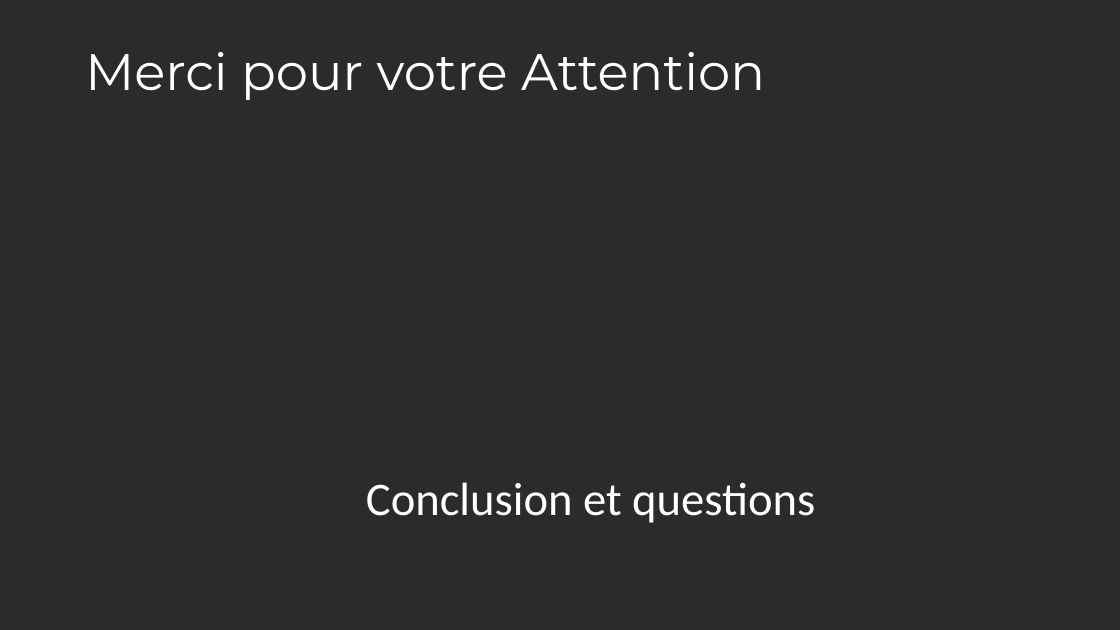
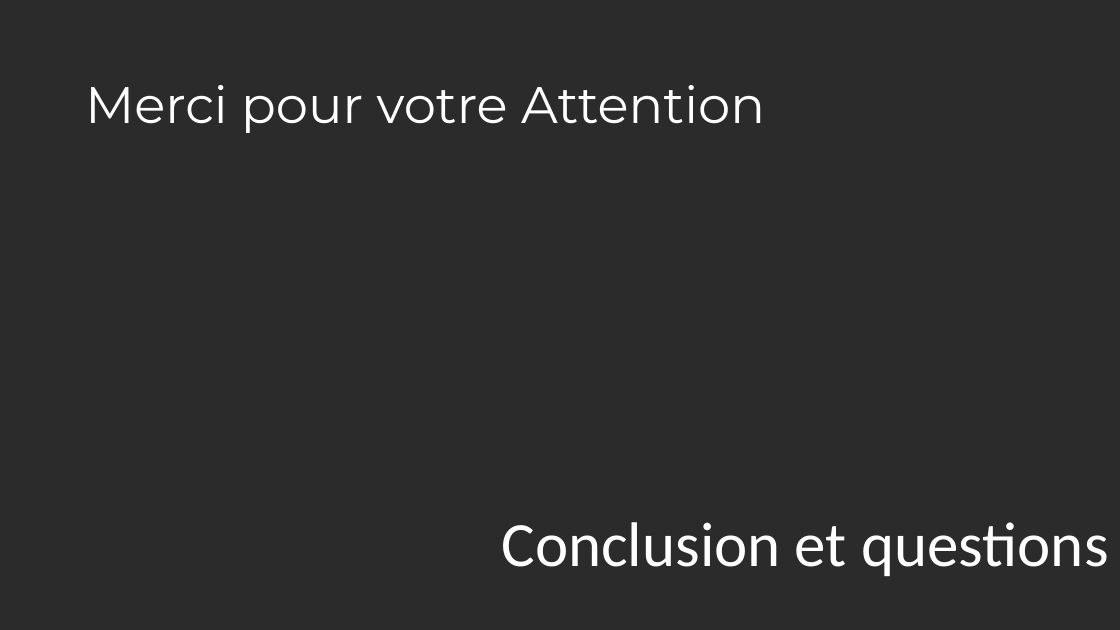
Before and after one commit to Maurice809/Cisco-CCNA, a slide deck: slide 2 of Presentation/20122023-lab4tech/03 - Presentation IPv6-final.pptx (slide 6 before the commit). Drawn at 1120x630 pixels with LibreOffice and Linux fonts; fonts in the diff are those of the drawing; background and template pictures are left out; a plain dark background stands for a picture behind light text. Boxes give left, top, right and bottom in pixels: in the first picture for what was removed or moved away, otherwise in the second. Text is boxed around its words. In the diff, an @@ line names an element or a change of style, - is before the commit and + after.

```diff
--- a/Presentation/20122023-lab4tech/03 - Presentation IPv6-final.pptx
+++ b/Presentation/20122023-lab4tech/03 - Presentation IPv6-final.pptx
@@ title "Merci pour votre Attention": place and size @@
-title "Merci pour votre Attention" at <box>85,52,765,100</box>
+title "Merci pour votre Attention" at <box>85,85,765,133</box>
@@ text "Conclusion et questions": place and size @@
-text "Conclusion et questions" at <box>366,482,815,523</box>
+text "Conclusion et questions" at <box>501,522,1108,576</box>
@@ text "Conclusion et questions" at <box>501,522,1108,576</box>: size 40 to 54 pt @@
```
Also in this commit, not shown: 1 slide added, 5 slides removed, 1 other file.
